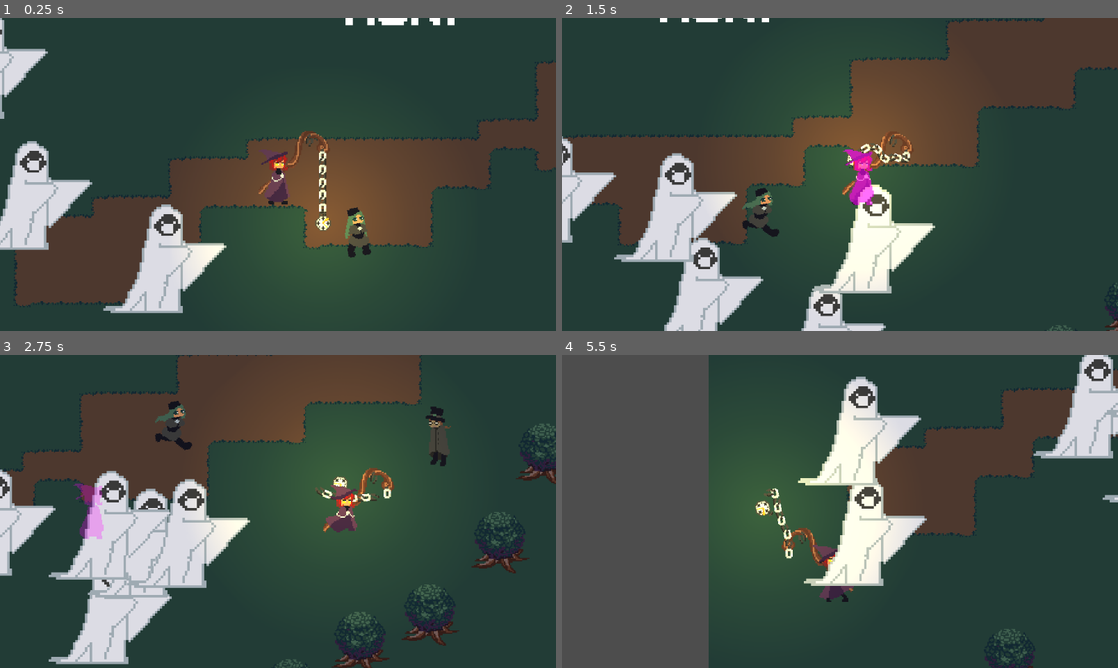
Above: before the commit, frames 1-4 (two rows, left to right).
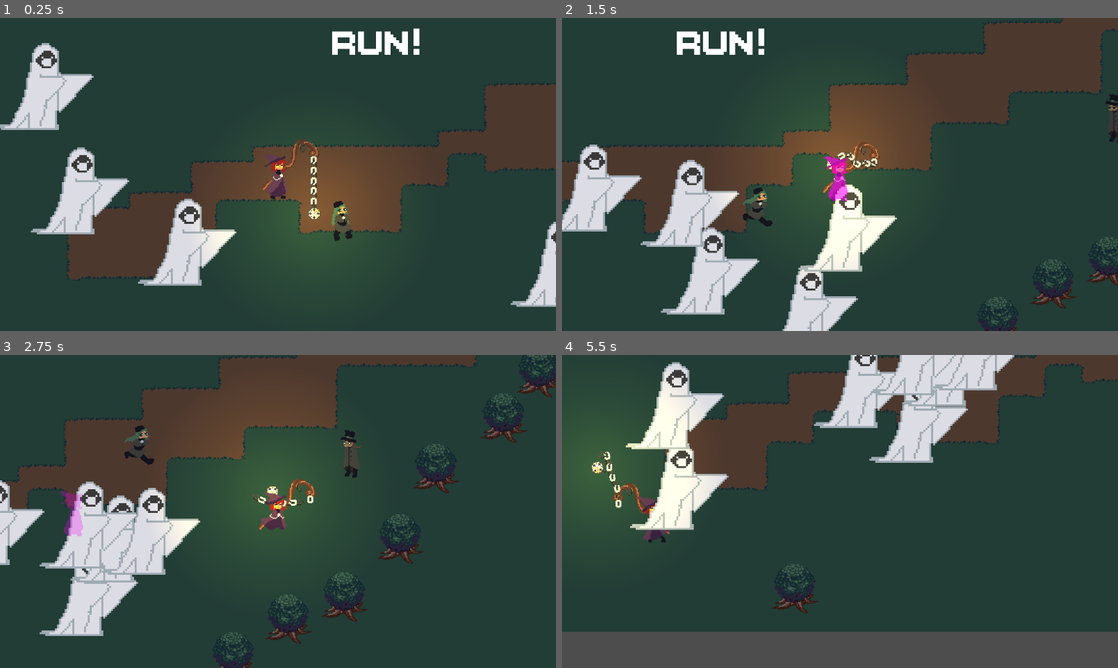
Above: after the commit, the same moments.

Repository: CplCanuck/mru-hacks-2025
Game: Godot game, scene res://Levels/intro_level.tscn
Same seed, same stepped clock (60 frames per second), same inputs: the game is played once before the commit and once after it.
Inputs:
- Up to frame 1 (0.25 s): no input
- Up to frame 2 (1.5 s): hold D (right) 0.53-1.28 s; hold Space (attack) 0.53-1.28 s; hold S (down) from 1.28 s (still down); tap Shift (dash) at 1.35 s
- Up to frame 3 (2.75 s): release S (down) at 2.03 s; hold D (right) from 2.03 s (still down); hold E (interact) from 2.03 s (still down)
- Up to frame 4 (5.5 s): release D (right) at 2.78 s; release E (interact) at 2.78 s; hold W (up) 2.78-3.53 s; tap Space (attack) at 2.85 s; hold Shift (dash) 3.53-4.28 s; hold A (left) 3.53-5.03 s; tap E (interact) at 4.35 s; hold S (down) from 5.03 s (still down); hold Space (attack) from 5.03 s (still down)

The runs differ from the first frame. In frame 1, 23% of the frame differs, in the area x 0-100%, y 0-95%; in frame 2, 24%; in frame 3, 25%; in frame 4, 62%, in the area x 0-100%, y 0-100%.

Commit message:
Change to non-player cam

Diff:
--- a/Scenes/camera.gd
+++ b/Scenes/camera.gd
@@ -1,7 +1,7 @@
 extends Camera2D
 
-@export var follow_percentage_width := 0.2
-@export var follow_percentage_height := 0.2
+@export var follow_percentage_width := 0.333
+@export var follow_percentage_height := 0.333
 
 @onready var screen_scale := DisplayServer.screen_get_scale()
 @onready var screen_width = get_viewport().size.x#DisplayServer.screen_get_size().x / screen_scale
@@ -10,6 +10,9 @@
 var speed := 100
 
 @export var player : Player
+
+func _ready() :
+	position = player.position
 
 func _physics_process(delta: float) -> void:
 	if player :
--- a/Scenes/player.tscn
+++ b/Scenes/player.tscn
@@ -599,6 +599,8 @@
 position = Vector2(0, 79)
 
 [node name="Marker2D#Camera2D" type="Camera2D" parent="."]
+visible = false
+enabled = false
 zoom = Vector2(2.5, 2.5)
 limit_smoothed = true
 position_smoothing_enabled = true
